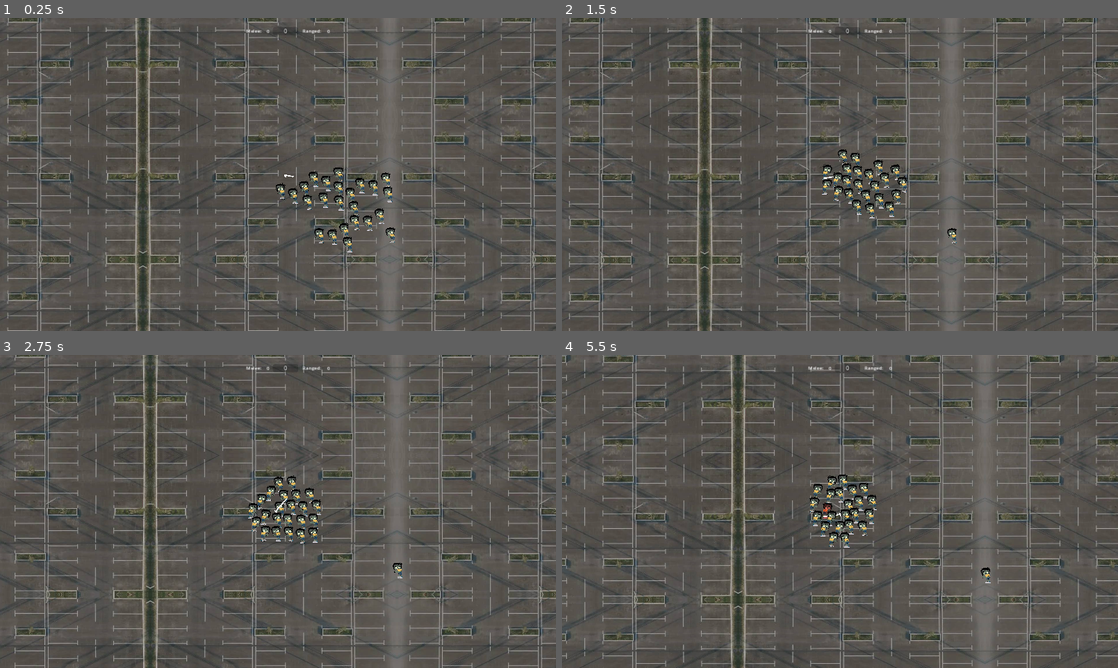
Above: before the commit, frames 1-4 (two rows, left to right).
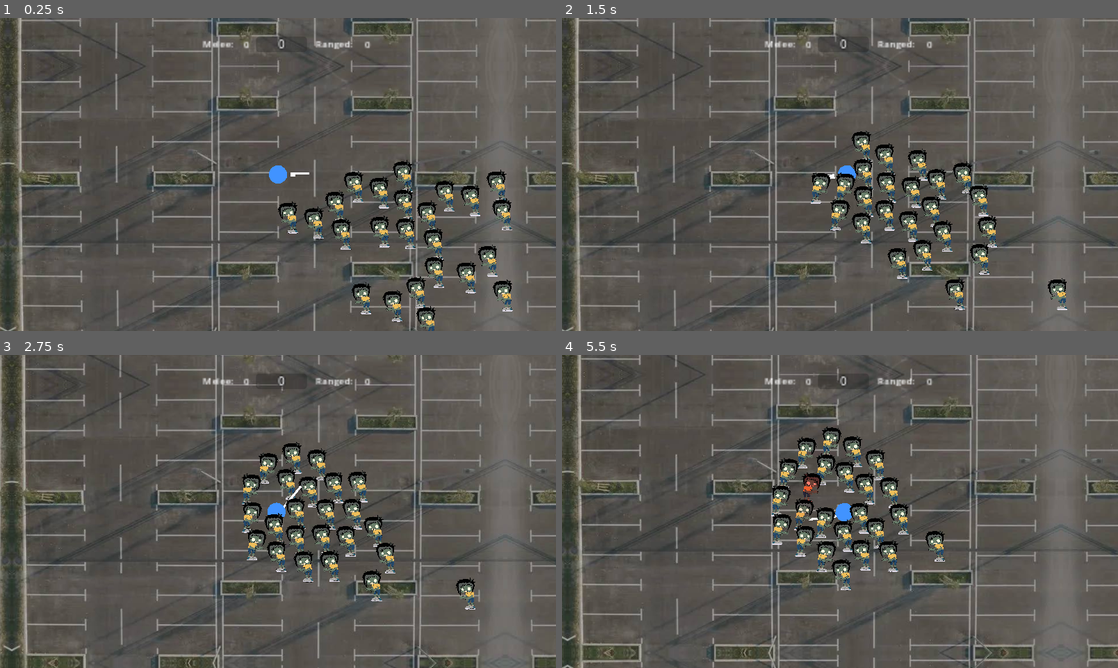
Above: after the commit, the same moments.

Repository: rundoom/Full-Market
Game: Godot game, scene res://test/playground.tscn
Two runs of this game, one before a commit and one after it. Both use one fixed random seed, a clock stepped at 60 frames per second and the inputs below.
Inputs (mouse positions are in pixels of both pictures, inside the frame that each line leads up to):
- Up to frame 1 (0.25 s): no input
- Up to frame 2 (1.5 s): move the mouse to (962, 158) at 0.52 s; tap A (a) at 0.6 s; tap D (d) at 0.8, 1.35 s; move the mouse to (728, 190) at 1.27 s
- Up to frame 3 (2.75 s): tap S (s) at 1.55, 2.1 s; move the mouse to (333, 442) at 2.02 s; tap A (a) at 2.3 s
- Up to frame 4 (5.5 s): move the mouse to (812, 574) at 2.77 s; tap A (a) at 2.85, 4.55 s; tap D (d) at 3.05, 3.6, 5.3 s; move the mouse to (1006, 558) at 3.52 s; tap S (s) at 3.8, 5.1 s; move the mouse to (673, 464) at 4.27 s; click (673, 464) at 4.35 s; move the mouse to (867, 511) at 5.02 s

The runs differ from the first frame. In frame 1, 31% of the frame differs, in the area x 0-100%, y 0-100%; in frame 2, 32%; in frame 3, 32%; in frame 4, 31%.

Commit message:
Zombie speed random

Diff:
--- a/hero/hero.tscn
+++ b/hero/hero.tscn
@@ -45,6 +45,9 @@
 offset_bottom = 23.0
 
 [node name="UIContainer" type="CanvasLayer" parent="."]
+offset = Vector2(-1000, 0)
+scale = Vector2(2, 2)
+transform = Transform2D(2, 0, 0, 2, -1000, 0)
 
 [node name="ComboCounter" type="ProgressBar" parent="UIContainer"]
 unique_name_in_owner = true
@@ -55,6 +58,7 @@
 show_percentage = false
 
 [node name="Label" type="Label" parent="UIContainer/ComboCounter"]
+layout_mode = 0
 offset_left = -1.0
 offset_top = -3.0
 offset_right = 89.0
@@ -73,6 +77,7 @@
 vertical_alignment = 1
 
 [node name="RangedLabel" type="Label" parent="UIContainer/XPRanged"]
+layout_mode = 0
 offset_left = -55.0
 offset_right = 12.0
 offset_bottom = 26.0
@@ -88,6 +93,7 @@
 vertical_alignment = 1
 
 [node name="MeleeLabel" type="Label" parent="UIContainer/XPMelee"]
+layout_mode = 0
 offset_left = -41.0
 offset_right = 15.0
 offset_bottom = 26.0
@@ -95,6 +101,7 @@
 
 [node name="Camera2D" type="Camera2D" parent="."]
 current = true
+zoom = Vector2(2, 2)
 position_smoothing_enabled = true
 
 [node name="ZombieNotify" type="Area2D" parent="."]
@@ -103,5 +110,9 @@
 shape = SubResource("CircleShape2D_d1ket")
 debug_color = Color(0, 0.6, 0.266667, 0.0862745)
 
+[node name="Polygon2D" type="Polygon2D" parent="."]
+color = Color(0.254902, 0.576471, 1, 1)
+polygon = PackedVector2Array(0, -16, -5, -15, -11, -12, -15, -5, -16, 3, -11, 12, -3, 16, 5, 15, 11, 11, 15, 6, 16, -3, 12, -10, 6, -15)
+
 [connection signal="body_entered" from="ZombieNotify" to="." method="_on_zombie_notify_body_entered"]
 [connection signal="body_exited" from="ZombieNotify" to="." method="_on_zombie_notify_body_exited"]
--- a/zombie/zombie.gd
+++ b/zombie/zombie.gd
@@ -1,7 +1,7 @@
 extends CharacterBody2D
 
 
-const SPEED := 150.0
+var speed := randf_range(50, 150)
 var current_speed := 0.0
 var is_hero_visible := false
 
@@ -16,7 +16,7 @@
 
 
 func _physics_process(delta: float) -> void:
-	current_speed = SPEED
+	current_speed = speed
 	var attractor := get_tree().get_first_node_in_group("zombie_attractor") as Node2D
 	if attractor != null and is_hero_visible == true:
 		var target_rotation = global_position.direction_to(attractor.global_position).angle()
